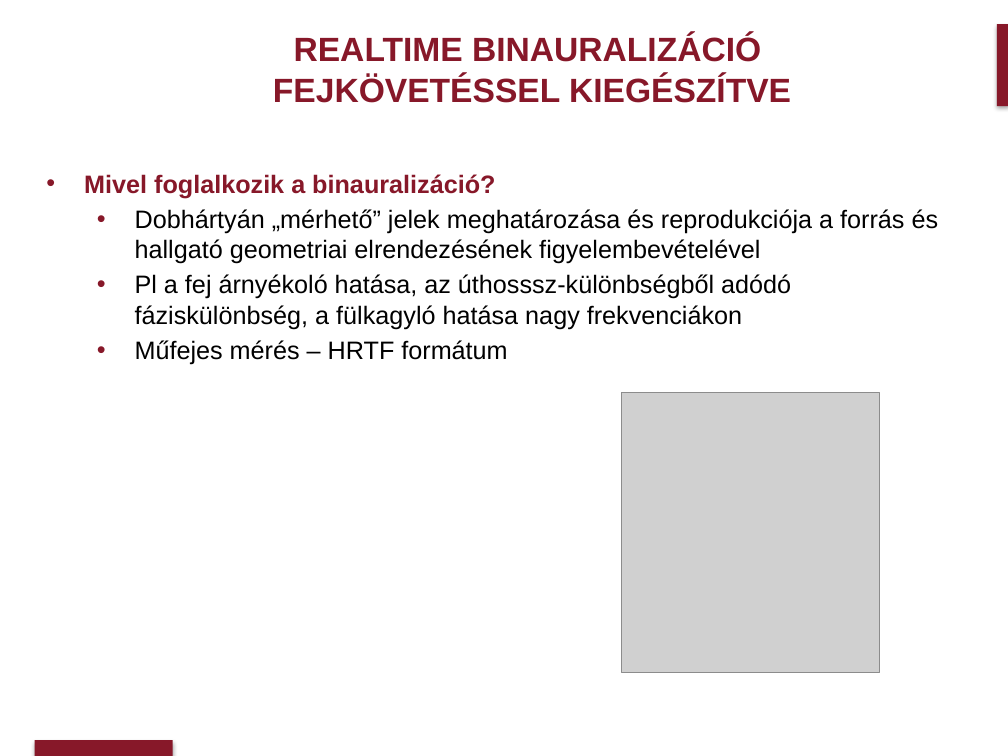
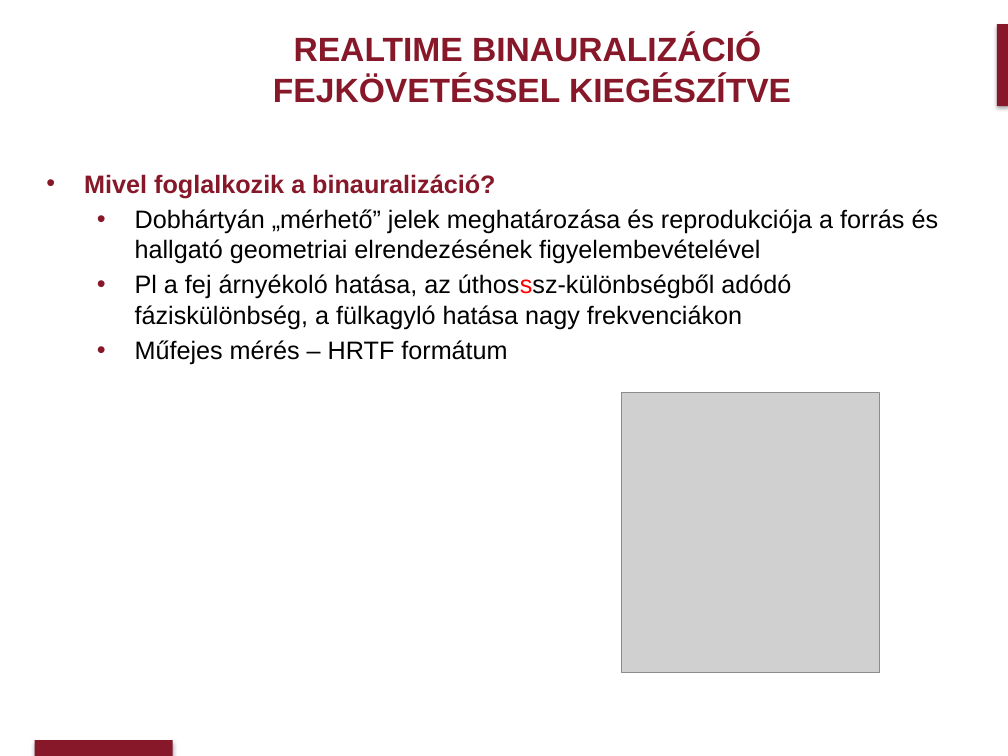
Before and after one commit to gfirtha/CSM_room_simulator, a slide deck: slide 3 of Önlab_2_prezentáció_Csepreghy_Márton.pptx. Drawn at 1008x756 pixels with LibreOffice and Linux fonts; fonts in the diff are those of the drawing; grey boxes stand for pictures; background and template pictures are left out. Boxes give left, top, right and bottom in pixels: in the first picture for what was removed or moved away, otherwise in the second. Text is boxed around its words. In the diff, an @@ line names an element or a change of style, - is before the commit and + after.

```diff
--- a/Önlab_2_prezentáció_Csepreghy_Márton.pptx
+++ b/Önlab_2_prezentáció_Csepreghy_Márton.pptx
@@ text at <box>135,274,791,329</box>: text colour #000000 to #FF0000 in "úthosssz-különbségből" @@
```
Also in this commit, not shown: 1 other slide changed.
